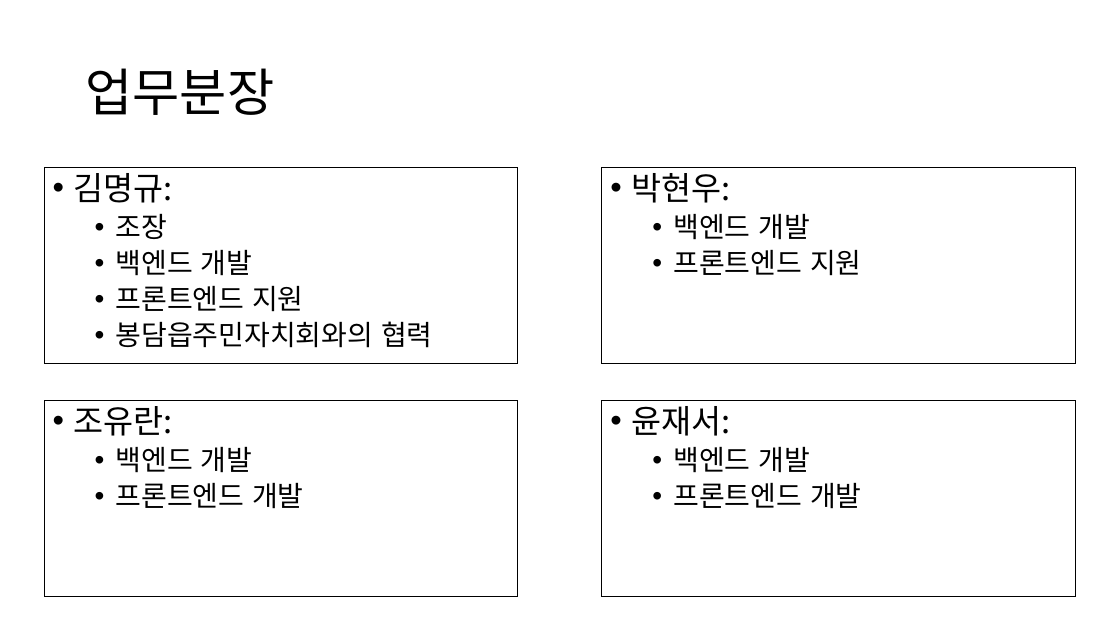
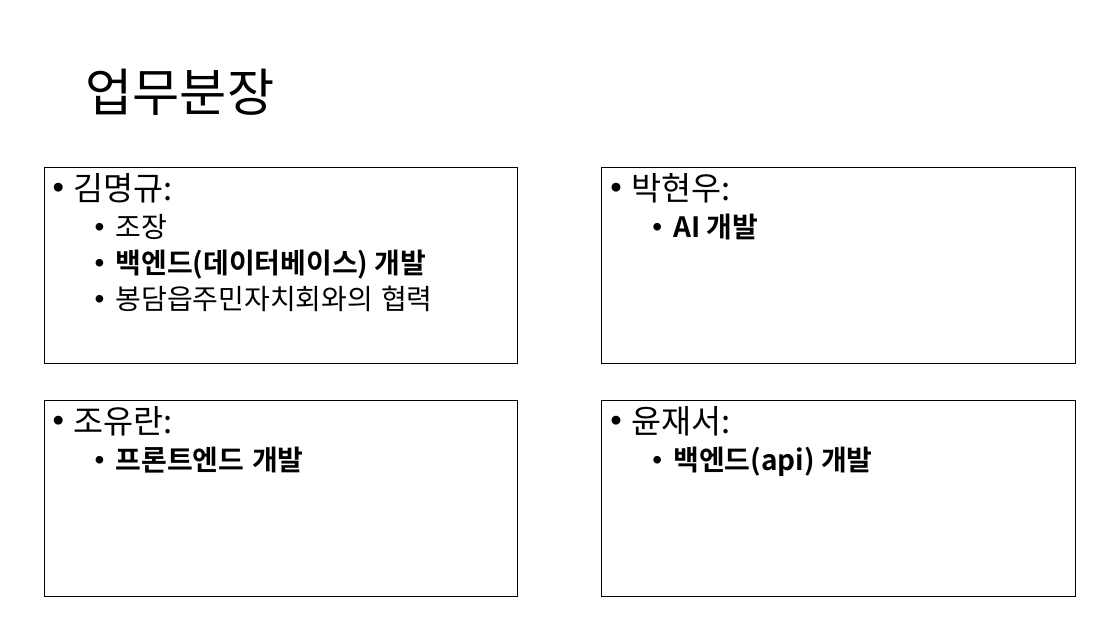
Before and after one commit to bongdam-safety/documents, a slide deck: slide 2 of 업무분장 및 주차별 일정.pptx. Drawn at 1120x630 pixels with LibreOffice and Linux fonts; fonts in the diff are those of the drawing. Boxes give left, top, right and bottom in pixels: in the first picture for what was removed or moved away, otherwise in the second. Text is boxed around its words. In the diff, an @@ line names an element or a change of style, - is before the commit and + after.

Commit message:
업무분장 및 주차별계획 수정

```diff
--- a/업무분장 및 주차별 일정.pptx
+++ b/업무분장 및 주차별 일정.pptx
@@ text in rectangle at <box>673,213,759,240</box>: text changed; bold on @@
-  • 백엔드 개발
-  • 프론트엔드 지원
+  • AI 개발
@@ text at <box>116,249,427,279</box>: text changed; bold on @@
-  • 백엔드 개발
-  • 프론트엔드 지원
+  • 백엔드(데이터베이스) 개발
@@ text in rectangle at <box>116,446,253,473</box>: paragraph removed @@
-  • 백엔드 개발
@@ text in rectangle at <box>116,446,304,473</box>: bold on in "프론트엔드 개발" @@
@@ text in rectangle at <box>673,446,873,476</box>: text changed; bold on @@
-  • 백엔드 개발
-  • 프론트엔드 개발
+  • 백엔드(api) 개발
```
Also in this commit, not shown: 4 other slides changed, 1 slide added, 1 slide removed, 1 other file.
